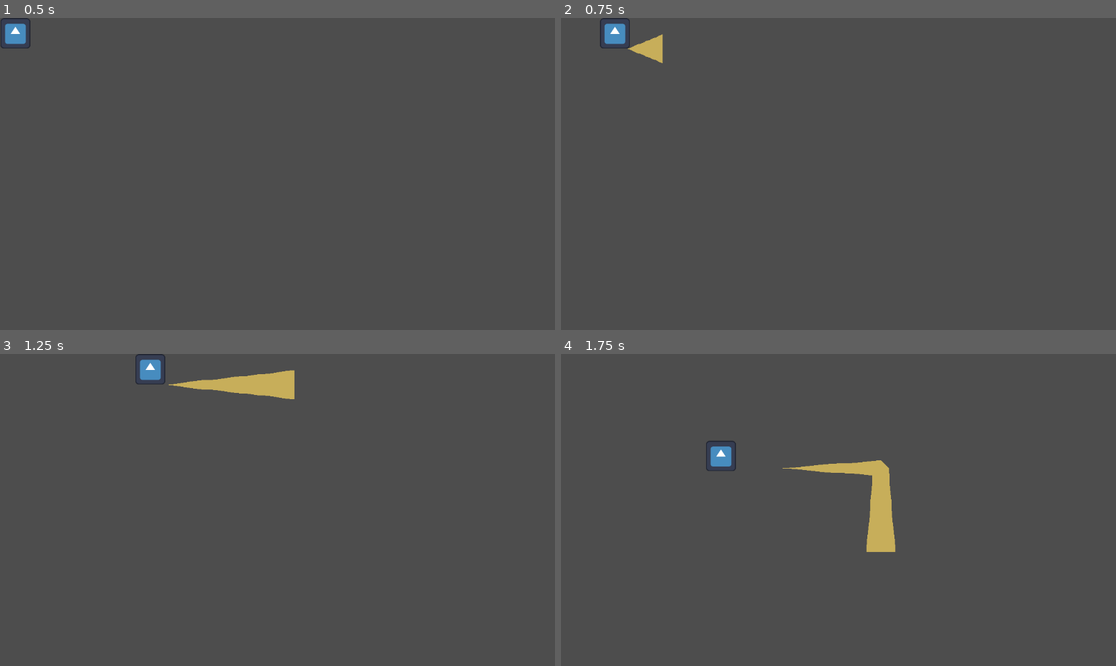
Above: before the commit, frames 1-4 (two rows, left to right).
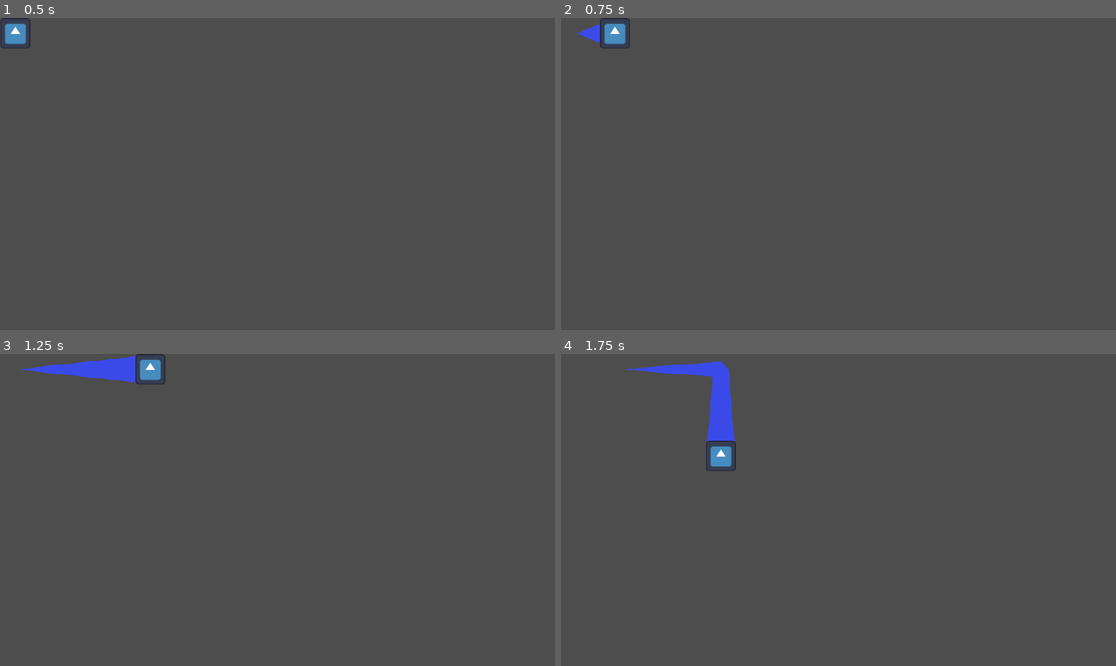
Above: after the commit, the same moments.

Repository: XiaobaibaiL/GameTest_1
Game: Godot game, scene res://Line2D/Line2D.tscn
The game is run twice, just before and just after one commit, with the same random seed, the same clock (stepped at 60 frames per second) and the same inputs. This scene is started directly instead of the project's main scene. The engine's default icon, where the game draws it, is replaced by a stand-in: a white triangle on a blue panel in a dark square.
Inputs:
- Up to frame 1 (0.5 s): no input
- Up to frame 2 (0.75 s): tap Enter at 0.5 s; hold Right (ui_right) from 0.53 s (still down)
- Up to frame 3 (1.25 s): keep holding Right (ui_right)
- Up to frame 4 (1.75 s): release Right (ui_right) at 1.28 s; hold Down (ui_down) from 1.28 s (still down)

Frame 1 is identical in both runs. In frame 2, 0.4% of the frame differs, in the area x 2-19%, y 2-15%; in frame 3, 2.0%; in frame 4, 2.9%, in the area x 11-61%, y 2-64%.

Commit message:
Line2D测试(已修正)

Diff:
--- a/Line2D/Line2D.tscn
+++ b/Line2D/Line2D.tscn
@@ -13,7 +13,7 @@
 [node name="Line2D" type="Line2D" parent="."]
 width = 60.0
 width_curve = SubResource("Curve_r25p6")
-default_color = Color(0.7788761, 0.6834946, 0.3548167, 1)
+default_color = Color(0.22745098, 0.2901961, 0.9137255, 1)
 script = ExtResource("1_o153k")
 
 [node name="Player" type="Sprite2D" parent="."]
--- a/Line2D/line_2d.gd
+++ b/Line2D/line_2d.gd
@@ -1,8 +1,8 @@
 extends Line2D
 
-func _process(_delta):
+func _process(delta):
 	var player = get_parent().find_child("Player")
-	position = player.position
+	var position = player.position
 	add_point(position)
 	if(get_point_count() >= 60):
 		remove_point(0)
